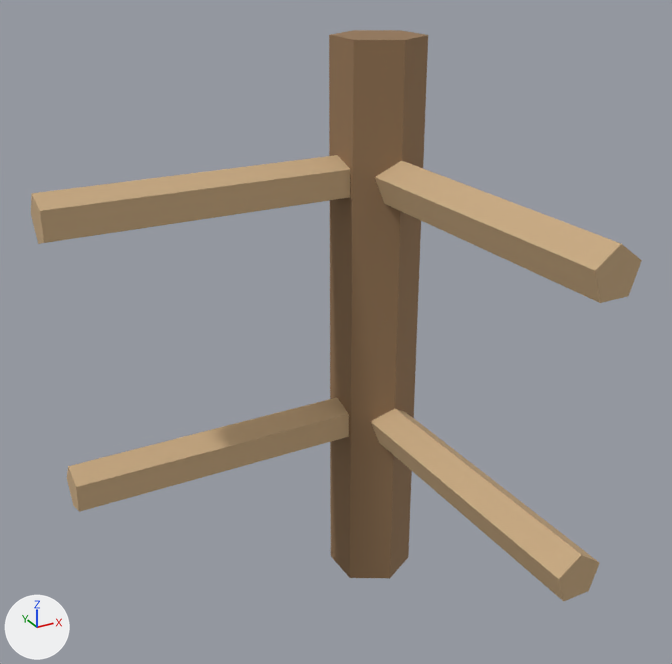
The glTF model assets/3d/models/pen_fence_0c.glb: old version first, new version second.
Camera for both pictures: a 50 mm camera at (-0.716, -1.177, 1.045) aimed at (-0.17, -0.183, 0.548). Arrows for +X, +Y and +Z are at lower left; the lights stay in place. The older version comes first. Vertices at exactly the same position are counted once.

In view in the first picture: 'pen_fence_0c'.
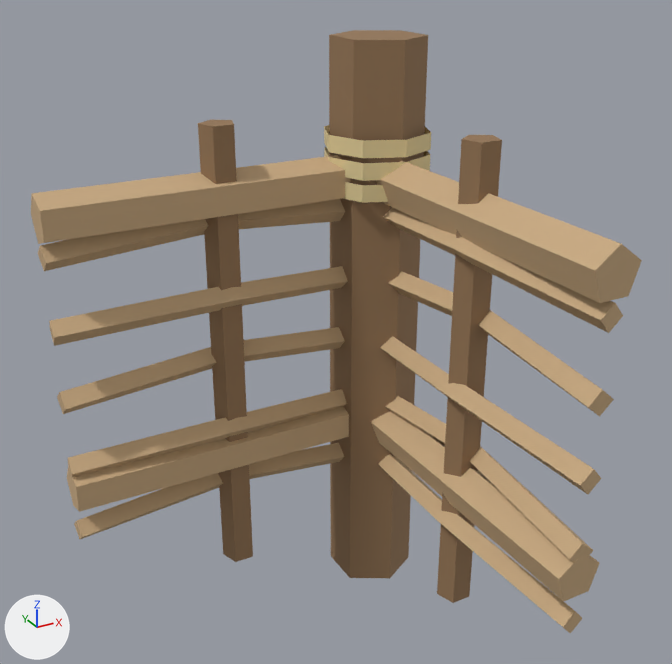
The change, as a list of edits to the scene's bpy script:
```text
Add mat_thatch:
    mat_thatch = principled_material('thatch')
    mat_thatch.base_color = (0.78, 0.64, 0.33)  # beige #e5d19b
    mat_thatch.roughness = 0.85
Change me_pen_fence_0c:
    used by ob_pen_fence_0c; location = (0.0, 0.0, 0.0)
    remove me_pen_fence_0c.from_pydata(...)  # 52 vertices, 84 faces; spans x -0.5..0.061, y -0.5..0.07, z 0.0..0.9
    add me_pen_fence_0c.from_pydata(...)  # 240 vertices, 364 faces; spans x -0.501..0.081, y -0.501..0.081, z 0.0..0.9
    me_pen_fence_0c part 1: a new loose piece, a 5-sided cylinder along z spanning x -0.025..0.025, y -0.271..-0.224, z 0.1..0.8, in mat_trunk (brown #957655)
    me_pen_fence_0c part 2: a new loose piece, a 5-sided cylinder along z spanning x -0.275..-0.225, y -0.021..0.026, z 0.1..0.8, in mat_trunk (brown #957655)
    me_pen_fence_0c part 3
    10 faces are deleted
    120 vertices are added at x -0.501..0.081, y -0.501..0.081, z 0.212..0.742
    24 new vertices lie (0.0, 0.0, 0.025) away from vertices in x -0.081..0.081, y -0.081..0.081, z 0.678..0.742
    6 new vertices lie (0.019, 0.0, 0.017) away from vertices in x -0.018..-0.001, y -0.501..-0.499, z 0.212..0.651
    6 new vertices lie (-0.017, 0.0, -0.019) away from vertices in x -0.001..0.018, y -0.001..0.001, z 0.231..0.668
    6 new vertices lie (0.002, 0.019, 0.017) away from vertices in x -0.001, y -0.018..-0.001, z 0.212..0.651
    6 new vertices lie (0.002, -0.017, -0.019) away from vertices in x -0.501, y -0.001..0.018, z 0.231..0.668
    48 new faces join them, mat_thatch (beige #e5d19b)
    210 new faces join them, mat_wood (beige #c8aa81)
    add me_pen_fence_0c.materials.append(mat_thatch)  # beige #e5d19b
```

Pixel boxes [x1, y1, x2, y2] of what changed, in the pictures (672 x 664 px):
'pen_fence_0c', reshaped: before [31, 30, 642, 601]; after [31, 30, 642, 633]
part 1 of me_pen_fence_0c, added (brown): after [437, 135, 502, 603]
part 2 of me_pen_fence_0c, added (brown): after [198, 119, 253, 562]
part 3 of me_pen_fence_0c, built on: before [559, 244, 628, 601]; after [38, 125, 628, 633]
